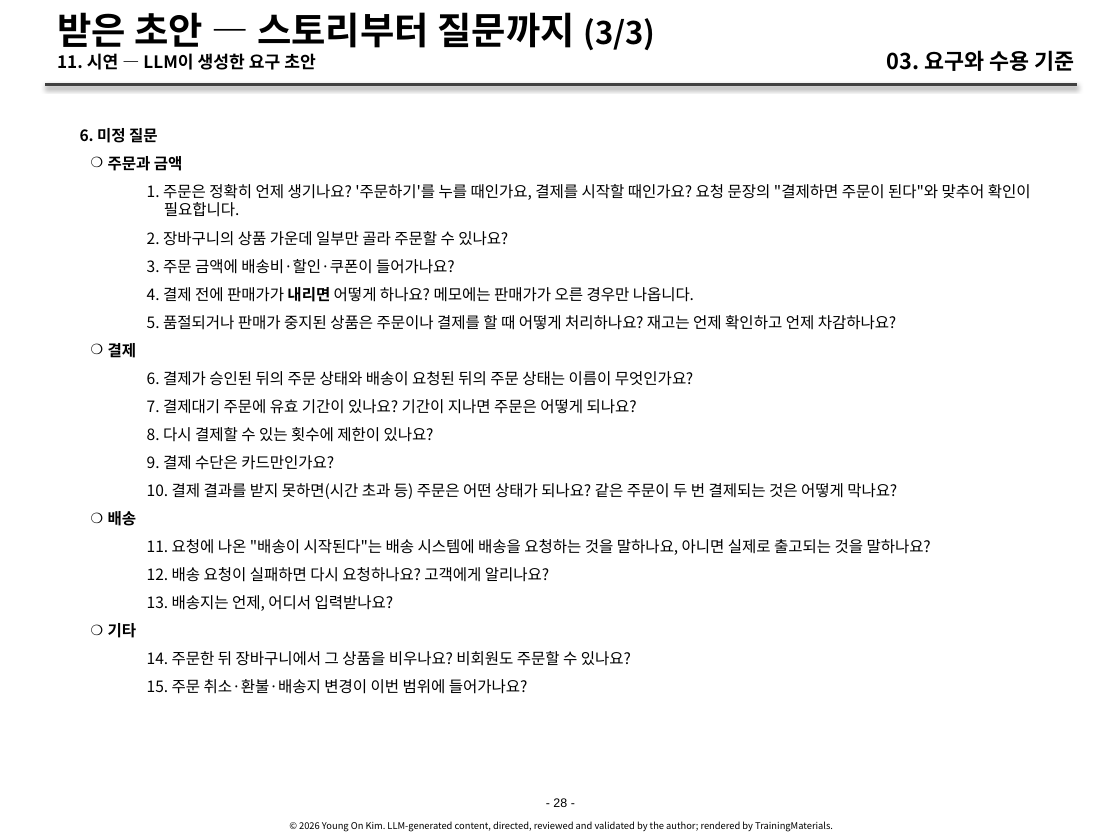
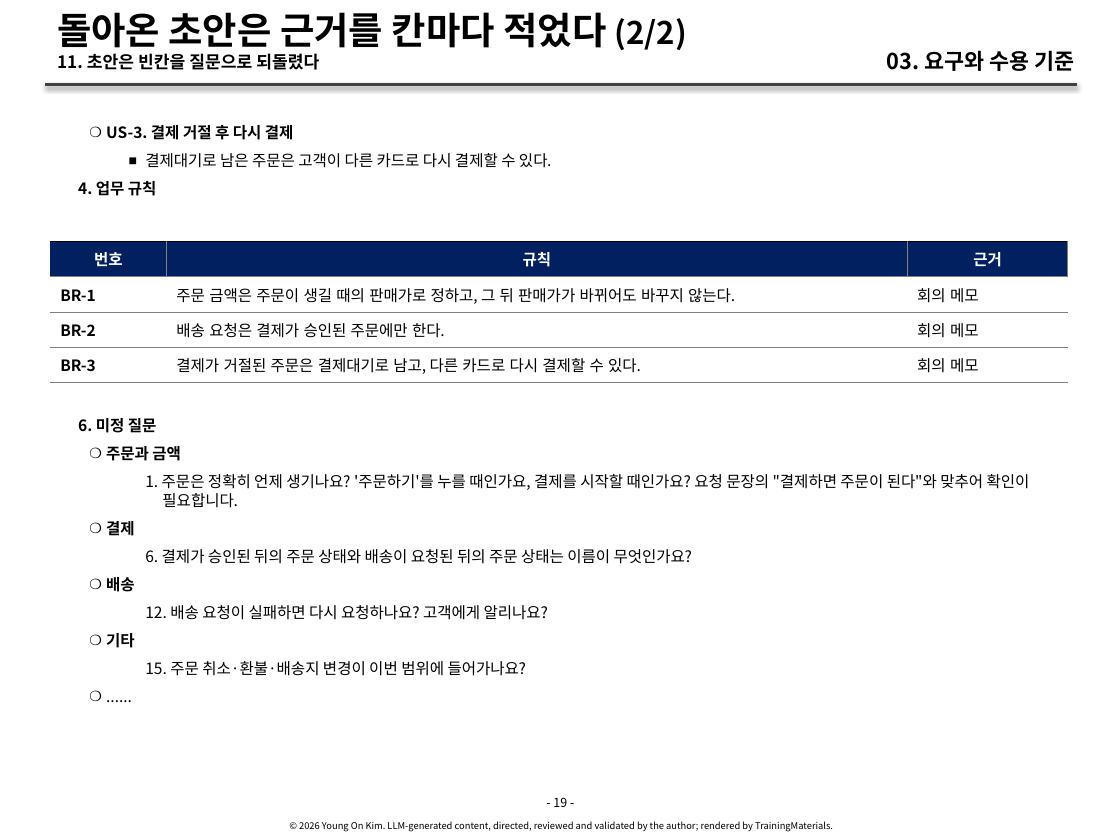
Before and after one commit to YoungSan77/TrainingMaterials, a slide deck: slide 19 of courses/ai-native/sessions/s03.pptx (slide 28 before the commit). Drawn at 1120x840 pixels with LibreOffice and Linux fonts; fonts in the diff are those of the drawing. Boxes give left, top, right and bottom in pixels: in the first picture for what was removed or moved away, otherwise in the second. Text is boxed around its words. In the diff, an @@ line names an element or a change of style, - is before the commit and + after.

```diff
--- a/courses/ai-native/sessions/s03.pptx
+++ b/courses/ai-native/sessions/s03.pptx
@@ title at <box>57,12,687,70</box>: text changed @@
-받은 초안 — 스토리부터 질문까지 (3/3)
-11. 시연 — LLM이 생성한 요구 초안
+돌아온 초안은 근거를 칸마다 적었다 (2/2)
+11. 초안은 빈칸을 질문으로 되돌렸다
@@ text added at <box>78,125,552,196</box>, 10 pt, text #000000 @@
+    ❍ US-3. 결제 거절 후 다시 결제
+      ■ 결제대기로 남은 주문은 고객이 다른 카드로 다시 결제할 수 있다.
+4. 업무 규칙
@@ text removed at <box>80,128,1031,694</box> @@
-6. 미정 질문
-    ❍ 주문과 금액
-      1. 주문은 정확히 언제 생기나요? '주문하기'를 누를 때인가요, 결제를 시작할 때인가요? 요청 문장의 "결제하면 주문이 된다"와 맞추어 확인이 필요합니다.
-      2. 장바구니의 상품 가운데 일부만 골라 주문할 수 있나요?
-      3. 주문 금액에 배송비·할인·쿠폰이 들어가나요?
-      4. 결제 전에 판매가가 내리면 어떻게 하나요? 메모에는 판매가가 오른 경우만 나옵니다.
-      5. 품절되거나 판매가 중지된 상품은 주문이나 결제를 할 때 어떻게 처리하나요? 재고는 언제 확인하고 언제 차감하나요?
-    ❍ 결제
-      6. 결제가 승인된 뒤의 주문 상태와 배송이 요청된 뒤의 주문 상태는 이름이 무엇인가요?
-      7. 결제대기 주문에 유효 기간이 있나요? 기간이 지나면 주문은 어떻게 되나요?
-      8. 다시 결제할 수 있는 횟수에 제한이 있나요?
-      9. 결제 수단은 카드만인가요?
-      10. 결제 결과를 받지 못하면(시간 초과 등) 주문은 어떤 상태가 되나요? 같은 주문이 두 번 결제되는 것은 어떻게 막나요?
-    ❍ 배송
-      11. 요청에 나온 "배송이 시작된다"는 배송 시스템에 배송을 요청하는 것을 말하나요, 아니면 실제로 출고되는 것을 말하나요?
-      12. 배송 요청이 실패하면 다시 요청하나요? 고객에게 알리나요?
-      13. 배송지는 언제, 어디서 입력받나요?
-    ❍ 기타
-      14. 주문한 뒤 장바구니에서 그 상품을 비우나요? 비회원도 주문할 수 있나요?
-      15. 주문 취소·환불·배송지 변경이 이번 범위에 들어가나요?
@@ table added at <box>50,242,1067,383</box>, 4 rows, 3 columns @@
+번호 | 규칙 | 근거
+BR-1 | 주문 금액은 주문이 생길 때의 판매가로 정하고, 그 뒤 판매가가 바뀌어도 바꾸지 않는다. | 회의 메모
+BR-2 | 배송 요청은 결제가 승인된 주문에만 한다. | 회의 메모
+BR-3 | 결제가 거절된 주문은 결제대기로 남고, 다른 카드로 다시 결제할 수 있다. | 회의 메모
@@ text added at <box>78,418,1030,676</box>, 10 pt, text #000000 @@
+6. 미정 질문
+    ❍ 주문과 금액
+      1. 주문은 정확히 언제 생기나요? '주문하기'를 누를 때인가요, 결제를 시작할 때인가요? 요청 문장의 "결제하면 주문이 된다"와 맞추어 확인이 필요합니다.
+    ❍ 결제
+      6. 결제가 승인된 뒤의 주문 상태와 배송이 요청된 뒤의 주문 상태는 이름이 무엇인가요?
+    ❍ 배송
+      12. 배송 요청이 실패하면 다시 요청하나요? 고객에게 알리나요?
+    ❍ 기타
+      15. 주문 취소·환불·배송지 변경이 이번 범위에 들어가나요?
+    ❍ ......
@@ text at <box>553,797,567,807</box>: text changed; font Arial to Noto Sans CJK KR @@
-- 28 -
+- 19 -
```
Also in this commit, not shown: 27 other slides changed, 1 slide added, 8 slides removed, 52 other files.
